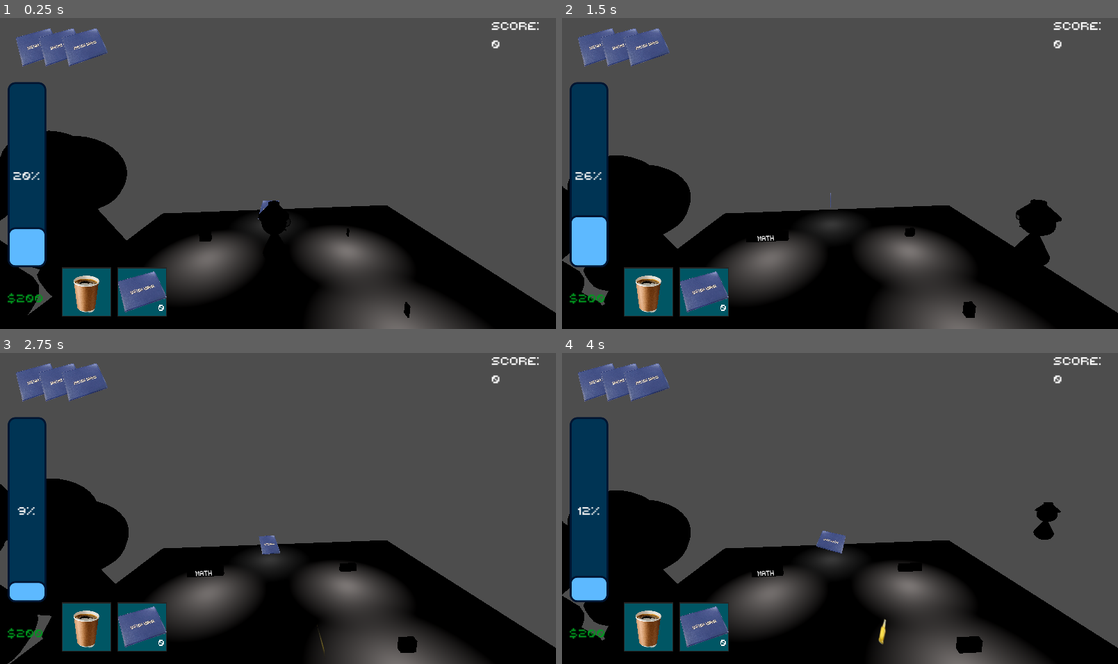
Above: before the commit, frames 1-4 (two rows, left to right).
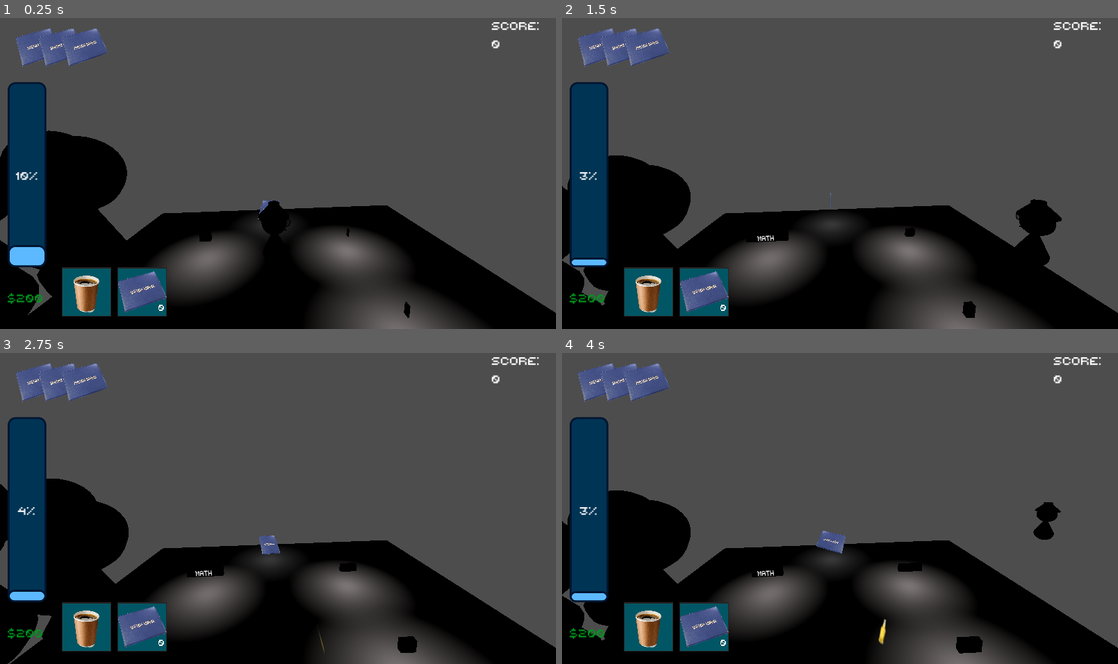
Above: after the commit, the same moments.

Repository: dueip/2024f_gamejam_misis
Game: Godot game, scene res://test_tw.tscn
Same seed, same stepped clock (60 frames per second), same inputs: the game is played once before the commit and once after it.
Inputs (mouse positions are in pixels of both pictures, inside the frame that each line leads up to):
- Up to frame 1 (0.25 s): no input
- Up to frame 2 (1.5 s): tap Enter at 0.5 s; move the mouse to (962, 157) at 0.52 s; hold D (character_right) 0.53-1.28 s; tap Space (character_dash) at 0.6 s; click (962, 157) at 0.67 s; tap Q (character_drop_item, bound only after the commit) at 0.8, 1.35 s; move the mouse to (728, 189) at 1.27 s; hold S (character_back) from 1.28 s (still down)
- Up to frame 3 (2.75 s): tap E (character_drop_item, bound only before the commit) at 1.55, 2.1 s; move the mouse to (333, 440) at 2.02 s; release S (character_back) at 2.03 s; hold D (character_right) from 2.03 s (still down); tap Space (character_dash) at 2.3 s
- Up to frame 4 (4 s): move the mouse to (812, 570) at 2.77 s; release D (character_right) at 2.78 s; hold W (character_up) 2.78-3.53 s; tap Space (character_dash) at 2.85 s; click (812, 570) at 2.92 s; tap Q (character_drop_item, bound only after the commit) at 3.05, 3.6 s; move the mouse to (1006, 555) at 3.52 s; hold A (character_left) from 3.53 s (still down); tap E (character_drop_item, bound only before the commit) at 3.8 s

The runs differ from the first frame. In frame 1, 0.5% of the frame differs, in the area x 1-8%, y 49-76%; in frame 2, 1.0%, in the area x 1-9%, y 49-81%; in frame 3, 0.2%; in frame 4, 0.4%.

Commit message:
small changes

Diff:
--- a/bar/bar_resource.gd
+++ b/bar/bar_resource.gd
@@ -24,11 +24,15 @@
 
 func lose(how_much: int):
 	value=value-how_much
+	if value<min_value:
+		value=min_value
 	emit_signal("updated")
 	emit_signal("updated_value",value)
 
 
 func gain(how_much: int):
 	value=value+how_much
+	if value>max_value:
+		value=max_value
 	emit_signal("updated")
 	emit_signal("updated_value",value)
--- a/inventory/inv.gd
+++ b/inventory/inv.gd
@@ -40,7 +40,6 @@
 		return 0
 
 func use_index(index : int) -> bool:
-	print(slots.size())
 	if (index < 0 or index>=slots.size()):
 		emit_signal("failed_update_slot","use")
 		return false
--- a/project.godot
+++ b/project.godot
@@ -58,11 +58,11 @@
 }
 character_use_item={
 "deadzone": 0.5,
-"events": [null, Object(InputEventKey,"resource_local_to_sce …(146 unchanged characters)… d":false,"keycode":0,"physical_keycode":81,"key_label":0,"unicode":113,"echo":false,"script":null)
+"events": [null, Object(InputEventKey,"resource_local_to_sce …(146 unchanged characters)… d":false,"keycode":0,"physical_keycode":69,"key_label":0,"unicode":101,"echo":false,"script":null)
 ]
 }
 character_drop_item={
 "deadzone": 0.5,
-"events": [Object(InputEventKey,"resource_local_to_scene":false,"resource_name":"","device":-1,"window_id":0,"alt_pressed":false,"shift_pressed":false,"ctrl_pressed":false,"meta_pressed":false,"pressed":false,"keycode":0,"physical_keycode":69,"key_label":0,"unicode":101,"echo":false,"script":null)
+"events": [Object(InputEventKey,"resource_local_to_scene":false,"resource_name":"","device":-1,"window_id":0,"alt_pressed":false,"shift_pressed":false,"ctrl_pressed":false,"meta_pressed":false,"pressed":false,"keycode":0,"physical_keycode":81,"key_label":0,"unicode":113,"echo":false,"script":null)
 ]
 }
--- a/stamina_resource.tres
+++ b/stamina_resource.tres
@@ -6,4 +6,4 @@
 script = ExtResource("1_ix8cj")
 value = 100.0
 min_value = 0.0
-max_value = 500.0
+max_value = 1000.0
